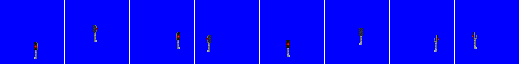
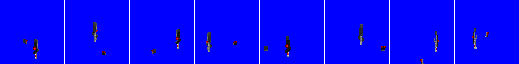
The second 519×64 image is a revision of the first. Changes to its layers:
showed "os_sperr_kurz_red", painted on it over [23, 32, 489, 62]
showed "os_sperr_kurz" over [23, 32, 488, 64]
renamed "os_main_block_red" to "os_block_red", showed it over [33, 30, 474, 50]
hid "os_main_hl_red" over [34, 28, 474, 48]
showed "os_pre", painted on it over [33, 32, 474, 54]
showed "os_main_stripes" over [35, 37, 475, 58]
showed "os_letter_display", painted on it over [34, 22, 476, 49]
painted on "os_main_hl" over [34, 40, 435, 59]
